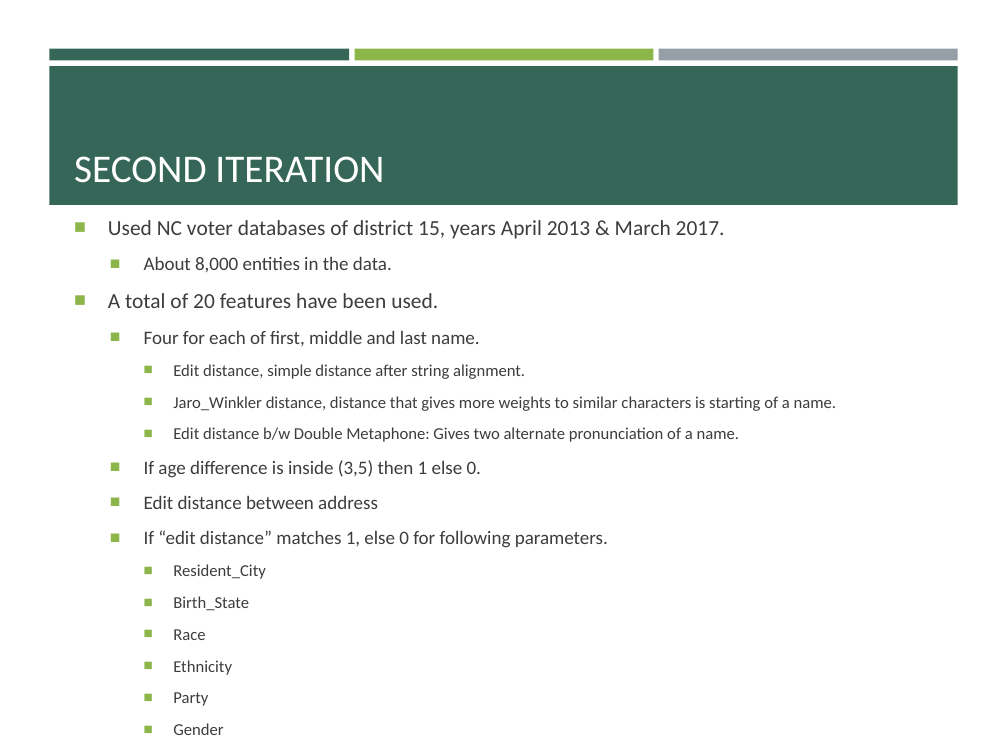
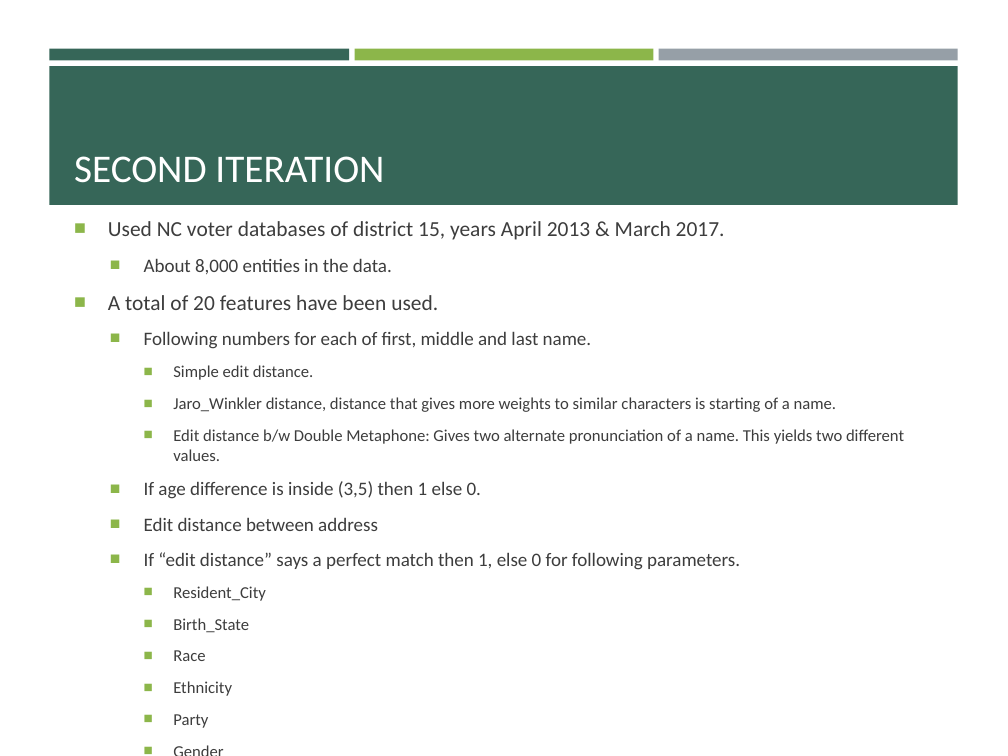
Before and after one commit to pulkitjain1004/autoRL, a slide deck: slide 15 of Record_Linkage.pptx (slide 14 before the commit). Drawn at 1008x756 pixels with LibreOffice and Linux fonts; fonts in the diff are those of the drawing. Boxes give left, top, right and bottom in pixels: in the first picture for what was removed or moved away, otherwise in the second. Text is boxed around its words. In the diff, an @@ line names an element or a change of style, - is before the commit and + after.

```diff
--- a/Record_Linkage.pptx
+++ b/Record_Linkage.pptx
@@ text at box(144, 331, 591, 380): text changed; size 11.9 to 13.6 pt @@
-  ■ Four for each of first, middle and last name.
-    ■ Edit distance, simple distance after string alignment.
+  ■ Following numbers for each of first, middle and last name.
+    ■ Simple edit distance.
@@ text at box(173, 429, 904, 461): text changed @@
-    ■ Edit distance b/w Double Metaphone: Gives two alternate pronunciation of a name.
+    ■ Edit distance b/w Double Metaphone: Gives two alternate pronunciation of a name. This yields two different values.
@@ text at box(144, 552, 740, 570): text changed @@
-  ■ If “edit distance” matches 1, else 0 for following parameters.
+  ■ If “edit distance” says a perfect match then 1, else 0 for following parameters.
```
Also in this commit, not shown: 13 other slides changed, 1 slide added.
